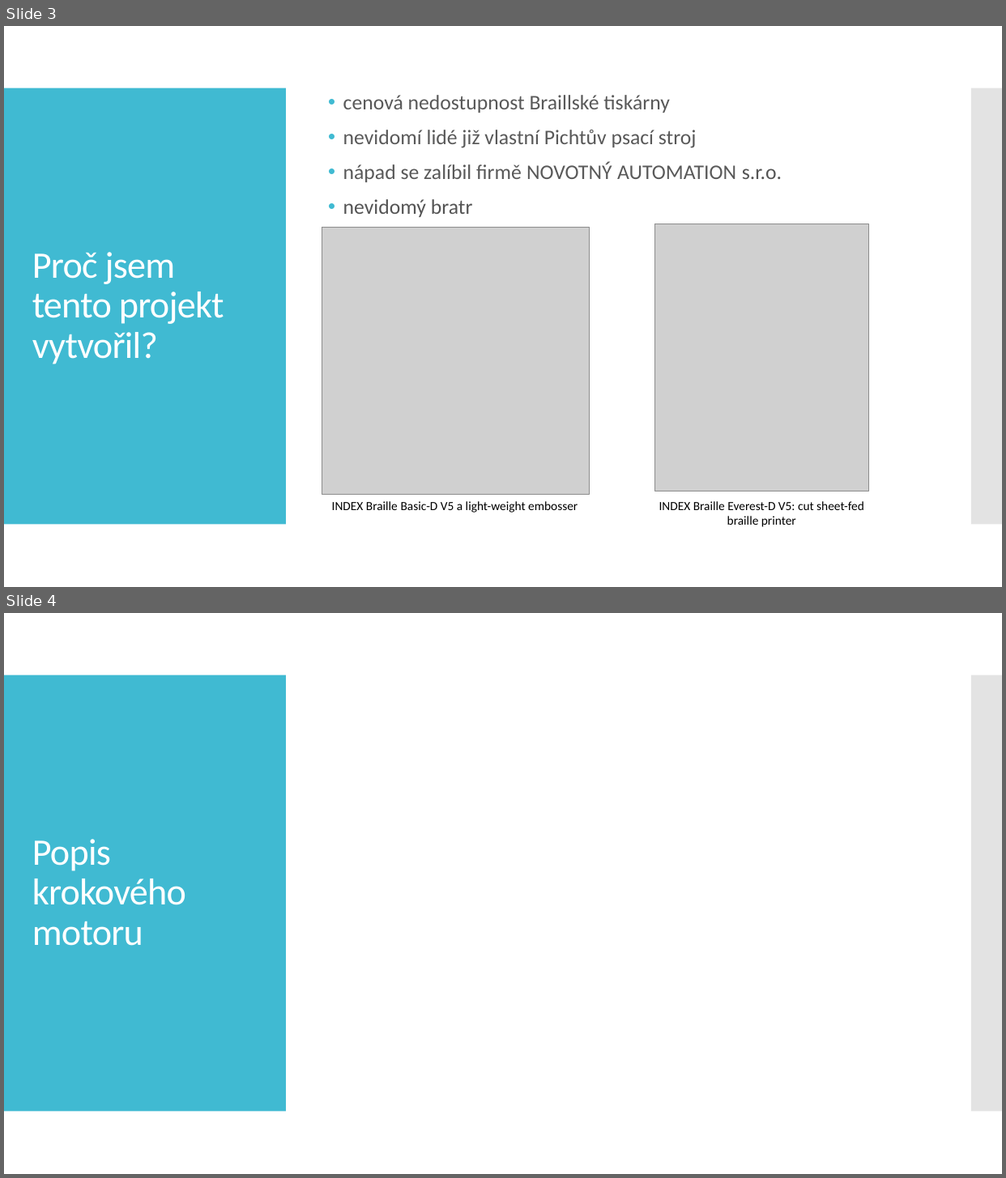
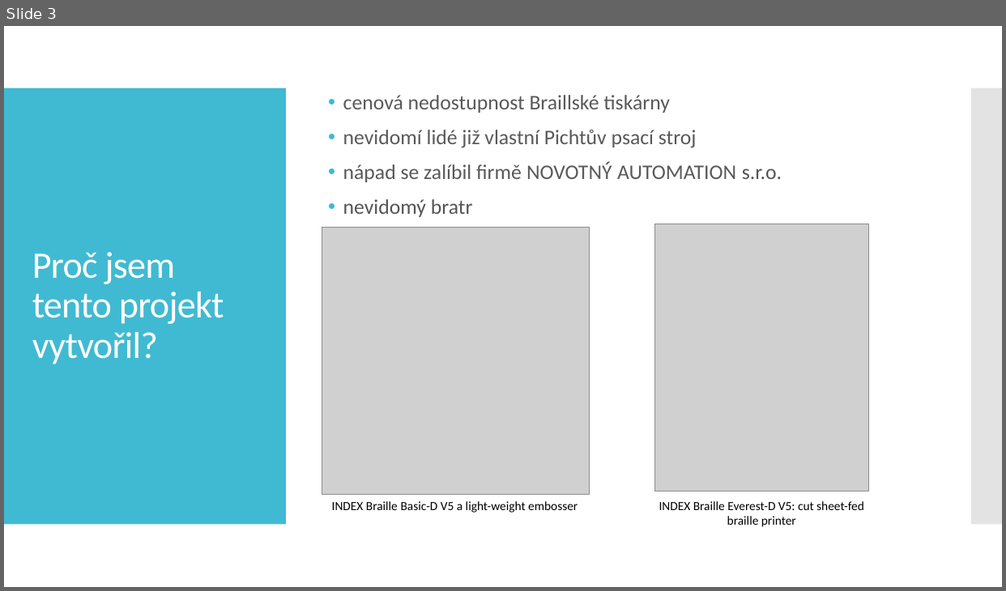
Before and after one commit to CallMeRZIBI/Braille_typwriter_printer, a slide deck: maturity_exam/MP2024-Michalenko-Jakub-E4C-Tiskárna_z_Braillova_psacího_stroje.pptx. Shown one above the other, each under a label of ours: slides 3 and 4 before the commit, slide 3 after it. The pictures are 1006x1178 and 1006x591 pixels, drawn with LibreOffice and Linux fonts; fonts in the diff are those of the drawing; grey boxes stand for pictures. Boxes give left, top, right and bottom in pixels: in the first picture for what was removed or moved away, otherwise in the second. Text is boxed around its words. In the diff, an @@ line names an element or a change of style, - is before the commit and + after.

```diff
--- a/maturity_exam/MP2024-Michalenko-Jakub-E4C-Tiskárna_z_Braillova_psacího_stroje.pptx
+++ b/maturity_exam/MP2024-Michalenko-Jakub-E4C-Tiskárna_z_Braillova_psacího_stroje.pptx
@@ slide 4 removed at [4,613,1002,1174], background #FFFFFF; not listed: 2 template elements that a slide beside it also shows @@
@@ title removed at [32,839,186,946] @@
-Popis krokového motoru
```
Also in this commit, not shown: 4 slides added.
